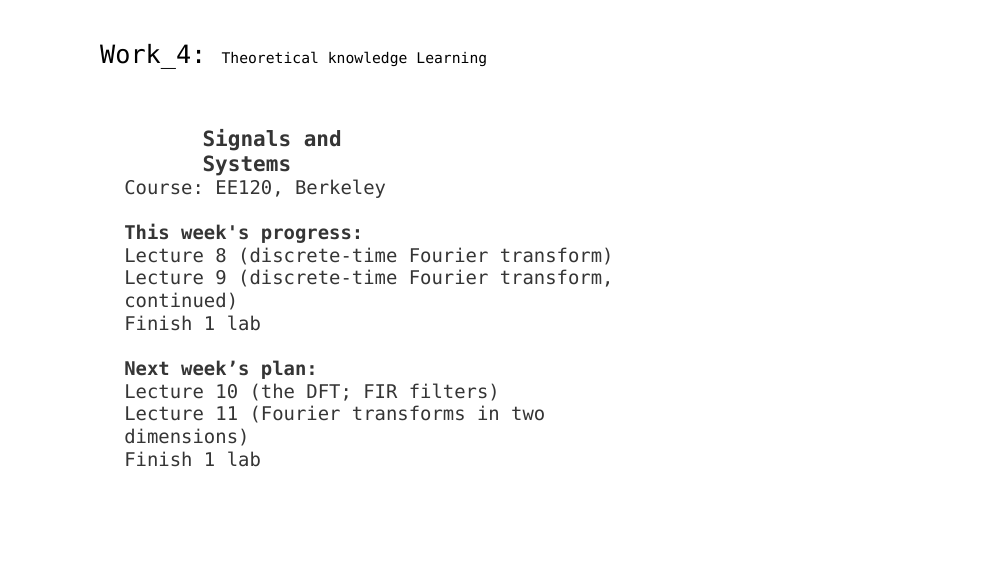
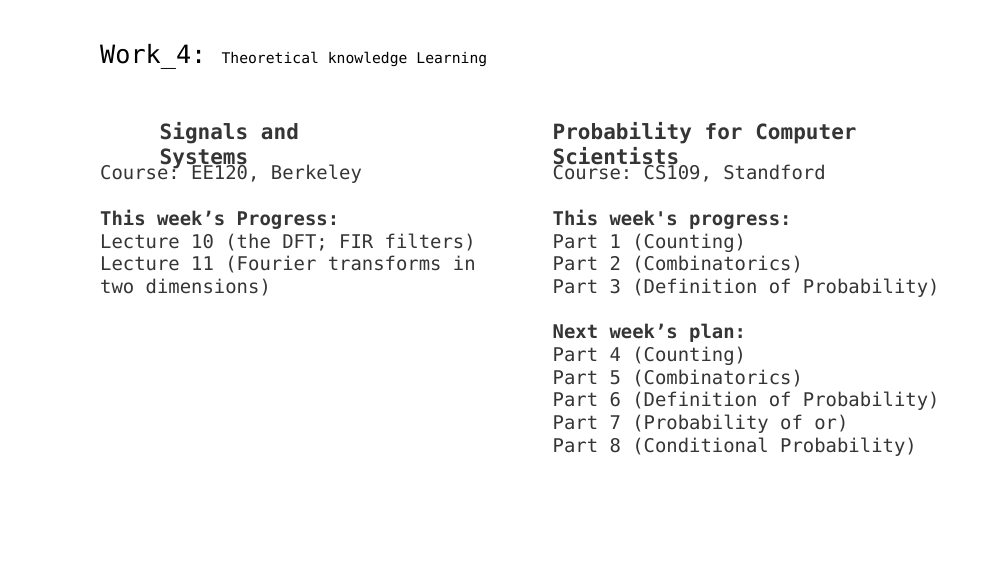
Before and after one commit to A-Big-Tortoise/Presentation, a slide deck: slide 14 of Presentation_821_JiayuChen.pptx (slide 6 before the commit). Drawn at 1008x567 pixels with LibreOffice and Linux fonts; fonts in the diff are those of the drawing. Boxes give left, top, right and bottom in pixels: in the first picture for what was removed or moved away, otherwise in the second. Text is boxed around its words. In the diff, an @@ line names an element or a change of style, - is before the commit and + after.

Commit message:
Add Draft of Presentation in 8.21

```diff
--- a/Presentation_821_JiayuChen.pptx
+++ b/Presentation_821_JiayuChen.pptx
@@ text "Signals and Systems": place and size @@
-text "Signals and Systems" at (203, 129, 342, 176)
+text "Signals and Systems" at (160, 122, 299, 169)
@@ text added at (553, 122, 856, 169), 20 pt, text #353535, bold @@
+Probability for Computer Scientists
@@ text "Course: EE120, Berkeley": place and size @@
-text "Course: EE120, Berkeley" at (124, 179, 614, 467)
+text "Course: EE120, Berkeley" at (100, 164, 476, 296)
@@ text added at (553, 164, 940, 456), 18 pt, text #353535 @@
+Course: CS109, Standford
+This week's progress:
+Part 1 (Counting)
+Part 2 (Combinatorics)
+Part 3 (Definition of Probability)
+Next week’s plan:
+Part 4 (Counting)
+Part 5 (Combinatorics)
+Part 6 (Definition of Probability)
+Part 7 (Probability of or)
+Part 8 (Conditional Probability)
@@ text at (100, 210, 339, 229): text changed; bold on @@
-This week's progress:
-Lecture 8 (discrete-time Fourier transform)
-Lecture 9 (discrete-time Fourier transform, continued)
-Finish 1 lab
-Next week’s plan:
+This week’s Progress:
@@ text at (124, 451, 261, 467): paragraph removed @@
-Finish 1 lab
```
Also in this commit, not shown: 4 other slides changed, 8 slides added, 1 slide removed.
